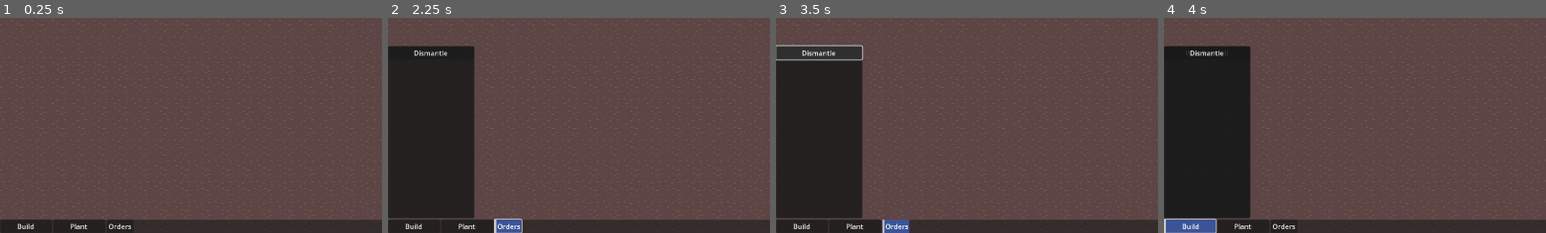
Above: before the commit, frames 1-4 (left to right).
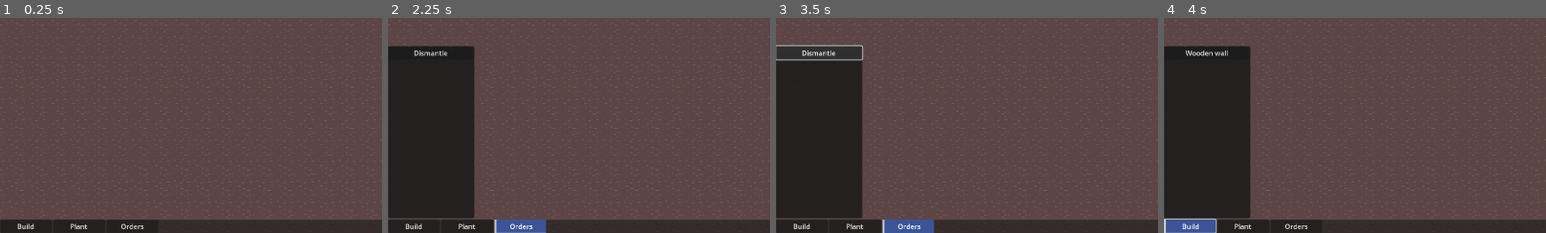
Above: after the commit, the same moments.

Repository: speakk/gnome_village
Game: Godot game, scene res://main.tscn
Same seed, same stepped clock (60 frames per second), same inputs: the game is played once before the commit and once after it.
Inputs:
- Up to frame 1 (0.25 s): no input
- Up to frame 2 (2.25 s): click "Build" at 0.5 s; click "Plant" at 1.25 s; click "Orders" at 2 s
- Up to frame 3 (3.5 s): click "Dismantle" at 2.75 s
- Up to frame 4 (4 s): click "Build" at 3.5 s
The pictures show only the part of the screen within x 0-50%, y 50-100%; the shares and areas given below are measured in that part.

The runs differ from the first frame. In frame 1, 0.1% of the frame differs, in the area x 28-39%, y 93-99%; in frame 2, 0.6%, in the area x 27-42%, y 93-100%; in frame 3, 0.5%; in frame 4, 0.3%.

Commit message:
Dismantle indicator and durability bar

Diff:
--- a/gui/gui.gd
+++ b/gui/gui.gd
@@ -22,6 +22,7 @@
 func hide_submenu() -> void:
 	%BuildMenu.hide()
 	%PlantMenu.hide()
+	%OrderMenu.hide()
 	%SubMenuContainer.hide()
 
 
--- a/gui/gui.tscn
+++ b/gui/gui.tscn
@@ -15,6 +15,12 @@
 
 [sub_resource type="Shortcut" id="Shortcut_uyf65"]
 events = [SubResource("InputEventAction_2r1w2")]
+
+[sub_resource type="InputEventAction" id="InputEventAction_e6snh"]
+action = &"toggle_menu_3"
+
+[sub_resource type="Shortcut" id="Shortcut_006ty"]
+events = [SubResource("InputEventAction_e6snh")]
 
 [node name="GUI" type="MarginContainer"]
 anchors_preset = 15
@@ -53,9 +59,12 @@
 
 [node name="OrderButton" type="Button" parent="PanelContainer/MainButtons"]
 unique_name_in_owner = true
+clip_contents = true
+custom_minimum_size = Vector2(120, 0)
 layout_mode = 2
 theme_override_styles/pressed = ExtResource("2_f1s78")
 toggle_mode = true
+shortcut = SubResource("Shortcut_006ty")
 text = "Orders"
 
 [node name="MarginContainer" type="MarginContainer" parent="."]
--- a/items/Item.gd
+++ b/items/Item.gd
@@ -32,7 +32,7 @@
 @export var display_name: String = ""
 @export var can_be_picked: bool = true
 @export var can_be_constructed: bool = false
-@export var can_be_dismantled: bool = true
+@export var can_be_dismantled: bool = false
 @export var is_solid: bool = false
 @export var durability: int = 10
 @export var crafting_requirements: Array[ItemRequirement] = []
--- a/items/item_on_ground/ItemOnGround.gd
+++ b/items/item_on_ground/ItemOnGround.gd
@@ -11,10 +11,29 @@
 var item_id: Items.Id
 var item: Item
 
-var current_durability: float = 10
+var max_durability: float = 10:
+	set(new_value):
+		$DurabilityProgressBar.max_value = new_value
+		max_durability = new_value
+
+var current_durability: float = 10:
+	set(new_value):
+		$DurabilityProgressBar.value = new_value
+		current_durability = new_value
+		if current_durability < max_durability:
+			$DurabilityProgressBar.show()
+		else:
+			$DurabilityProgressBar.hide()
 
 var reserved_for_picking := false
-var reserved_for_dismantling := false
+var reserved_for_dismantling := false:
+	set(new_value):
+		if new_value:
+			$DismantleIndicator.show()
+		else:
+			$DismantleIndicator.hide()
+
+		reserved_for_dismantling = new_value
 
 func initialize(_item_id: Items.Id, _amount: int = 1) -> ItemOnGround:
 	item_id = _item_id
@@ -31,6 +50,7 @@
 	item = Items.get_by_id(item_id) as Item
 
 	current_durability = item.durability
+	max_durability = item.durability
 
 	sprite.visible = false
 	var coordinates := Globals.get_map().global_position_to_coordinate(global_position)
--- a/items/item_on_ground/ItemOnGround.tscn
+++ b/items/item_on_ground/ItemOnGround.tscn
@@ -1,11 +1,18 @@
-[gd_scene load_steps=5 format=3 uid="uid://f30j7nr3ioc4"]
+[gd_scene load_steps=8 format=3 uid="uid://f30j7nr3ioc4"]
 
 [ext_resource type="Script" path="res://items/item_on_ground/ItemOnGround.gd" id="1_j80v7"]
 [ext_resource type="Script" path="res://components/ItemAmount.gd" id="2_x2hv8"]
 [ext_resource type="Texture2D" uid="uid://dbembrglpom0n" path="res://assets/tree.png" id="3_n3puk"]
+[ext_resource type="Texture2D" uid="uid://bw1pf7p1ry4gq" path="res://assets/dismantle_indicator.png" id="4_xl2yw"]
 
 [sub_resource type="OccluderPolygon2D" id="OccluderPolygon2D_50i3m"]
 polygon = PackedVector2Array(-4, -3, -5, 0, -4, 3, 0, 4, 4, 3, 5, 0, 4, -3, 0, -4)
+
+[sub_resource type="Gradient" id="Gradient_fm3l8"]
+colors = PackedColorArray(0.492029, 0.550781, 0.333705, 1, 1, 0.936739, 0.577836, 1)
+
+[sub_resource type="GradientTexture2D" id="GradientTexture2D_wdud8"]
+gradient = SubResource("Gradient_fm3l8")
 
 [node name="ItemOnGround" type="Node2D" groups=["item_on_ground"]]
 script = ExtResource("1_j80v7")
@@ -18,3 +25,20 @@
 
 [node name="LightOccluder2D" type="LightOccluder2D" parent="."]
 occluder = SubResource("OccluderPolygon2D_50i3m")
+
+[node name="DismantleIndicator" type="Sprite2D" parent="."]
+visible = false
+position = Vector2(10, 11)
+texture = ExtResource("4_xl2yw")
+
+[node name="DurabilityProgressBar" type="TextureProgressBar" parent="."]
+offset_left = -12.0
+offset_top = 7.0
+offset_right = 11.0
+offset_bottom = 11.0
+max_value = 1.0
+step = 0.01
+value = 0.2
+nine_patch_stretch = true
+texture_progress = SubResource("GradientTexture2D_wdud8")
+tint_progress = Color(1, 0.249349, 0.279199, 1)
--- a/project.godot
+++ b/project.godot
@@ -92,6 +92,11 @@
 "events": [Object(InputEventKey,"resource_local_to_scene":false,"resource_name":"","device":-1,"window_id":0,"alt_press …(182 unchanged characters)…
 ]
 }
+toggle_menu_3={
+"deadzone": 0.5,
+"events": [Object(InputEventKey,"resource_local_to_scene":false,"resource_name":"","device":-1,"window_id":0,"alt_pressed":false,"shift_pressed":false,"ctrl_pressed":false,"meta_pressed":false,"pressed":false,"keycode":0,"physical_keycode":51,"key_label":0,"unicode":51,"echo":false,"script":null)
+]
+}
 
 [rendering]
 
Binary file added: assets/dismantle_indicator.png
Not shown, added: assets/dismantle_indicator.png.import
Not shown: 1 places in blueprint/Blueprint.tscn that only renumber resources
Not shown: 1 places in gui/gui.tscn that only renumber resources
